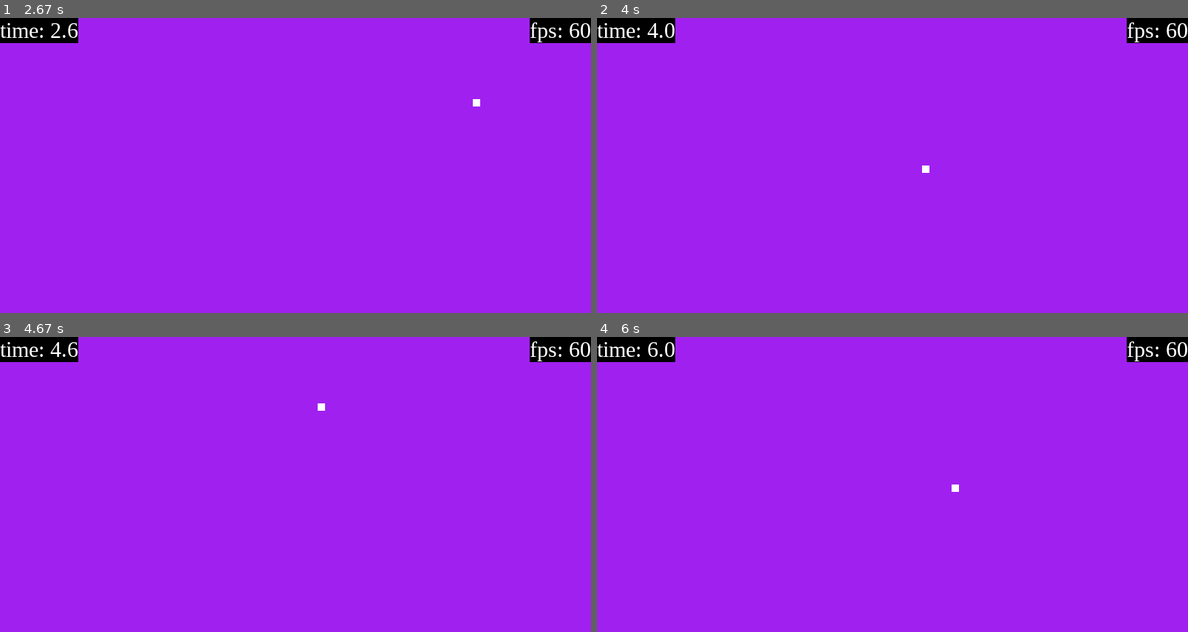
Above: before the commit, frames 1-4 (two rows, left to right).
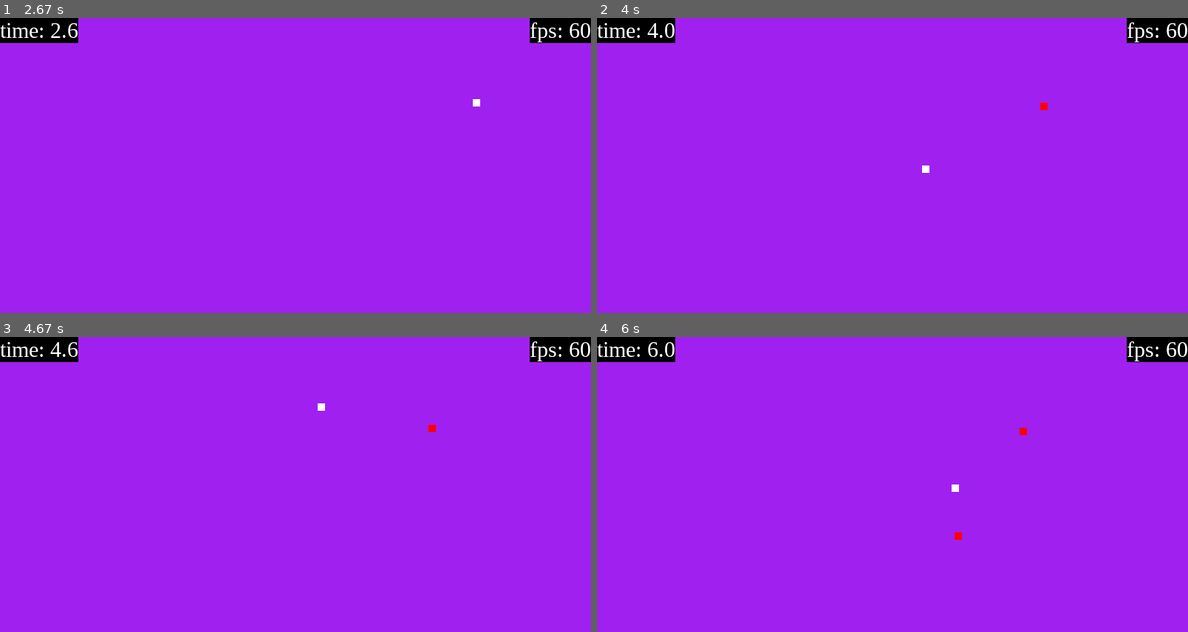
Above: after the commit, the same moments.

Repository: JPaoloMaloles/Pygame-Shooter
Game: pygame game, started from gamecycle.py
Two runs of this game, one before a commit and one after it. Both use one fixed random seed, a clock stepped at 60 frames per second and the inputs below.
Inputs:
- Up to frame 1 (2.67 s): tap Space at 0.33, 1.17 s; hold Esc 0.67-1.13 s; hold D 0.67-1.13 s; hold D 1.5-1.97 s; hold W 2-2.3 s; hold D from 2.33 s (still down)
- Up to frame 2 (4 s): release D at 2.8 s; hold A 2.83-3.37 s; hold S 3.4-3.7 s; hold A from 3.73 s (still down)
- Up to frame 3 (4.67 s): release A at 4.13 s; hold W 4.17-4.53 s; hold D from 4.57 s (still down)
- Up to frame 4 (6 s): release D at 5.2 s; hold S 5.23-5.6 s; hold A from 5.63 s (still down)

Frame 1 is identical in both runs. In frame 2, less than 0.1% of the frame differs, in the area x 75-77%, y 28-32%; in frame 3, less than 0.1%; in frame 4, less than 0.1%, in the area x 60-73%, y 30-69%.

Commit message:
basic enemies chasing

Diff:
--- a/Projectiles.py
+++ b/Projectiles.py
@@ -5,39 +5,38 @@
         self.position = pygame.Vector2(
             input['x_position'], input['y_position'])
         self.projectile = pygame.Surface((10, 10))
-        self.rectangle = test_surface.get_rect(topleft=(self.position))
+        self.rectangle = input['display_surface'].get_rect(topleft=(self.position))
 
-    def fill(self):
+    def fill(self, display_surface):
         self.projectile.fill(f'{self.projectile_color}')
         display_surface.blit(self.projectile, self.position)
         print(f"projectile rendered at {self.position}")
-        print(f'player position at {player_pos}')
 
-    def chase(self):
+    def chase(self, player_position):
         a = self.position.x
         b = self.position.y
-        print(f'&&&&&&&&&&&&&&&&&&&&&&&&&&&&&&&: {player_pos.x}')
+        print(f'&&&&&&&&&&&&&&&&&&&&&&&&&&&&&&&: {player_position.x}')
         print(f'&&&&&&&&&&&&&&&&&&&&&&&&&&&&&&&: {self.position.x}')
         # print(
-        #     f'&&&&&&&&&&&&&&&&&&&&&&&&&&&&&&&: {(player_pos.x - self.position.x)/0.5}')
-        if abs((player_pos.x - self.position.x)/0.5) >= 0.5:
-            print(f'@@@@@@@@@@@@@@@@@@@@@@@@@@ {((a - player_pos.x)/0.5):12f}')
-            if player_pos.x > self.position.x:
+        #     f'&&&&&&&&&&&&&&&&&&&&&&&&&&&&&&&: {(player_position.x - self.position.x)/0.5}')
+        if abs((player_position.x - self.position.x)/0.5) >= 0.5:
+            print(f'@@@@@@@@@@@@@@@@@@@@@@@@@@ {((a - player_position.x)/0.5):12f}')
+            if player_position.x > self.position.x:
                 self.position.x = self.position.x + \
-                    ((player_pos.x - self.position.x) /
-                     ((player_pos.x - self.position.x)/0.5))
+                    ((player_position.x - self.position.x) /
+                     ((player_position.x - self.position.x)/0.5))
             else:
                 self.position.x = self.position.x - \
-                    ((player_pos.x - self.position.x) /
-                     ((player_pos.x - self.position.x)/0.5))
-        if abs((player_pos.y - self.position.y)/0.5) >= 0.5:
+                    ((player_position.x - self.position.x) /
+                     ((player_position.x - self.position.x)/0.5))
+        if abs((player_position.y - self.position.y)/0.5) >= 0.5:
             print(
-                f'!!!!!!!!!!!!!!!!!!!!!!!! {((b - player_pos.y)/0.5):12f}')
-            if player_pos.y > self.position.y:
+                f'!!!!!!!!!!!!!!!!!!!!!!!! {((b - player_position.y)/0.5):12f}')
+            if player_position.y > self.position.y:
                 self.position.y = self.position.y + \
-                    ((player_pos.y - self.position.y) /
-                     ((player_pos.y - self.position.y)/0.5))
+                    ((player_position.y - self.position.y) /
+                     ((player_position.y - self.position.y)/0.5))
             else:
                 self.position.y = self.position.y - \
-                    ((player_pos.y - self.position.y) /
-                     ((player_pos.y - self.position.y)/0.5))
+                    ((player_position.y - self.position.y) /
+                     ((player_position.y - self.position.y)/0.5))
--- a/gamecycle.py
+++ b/gamecycle.py
@@ -3,7 +3,7 @@
 import random
 import time
 from Player import PlayerClass
-import Projectiles
+from Projectiles import ProjectileClass
 
 
 pygame.init()
@@ -11,6 +11,8 @@
 running = True
 game_running = False
 player_objects = [] #Make sure when ending games to set this to 0
+enemy_objects = []
+enemy_creation_timestamp = []
 clock = pygame.time.Clock()
 dt = 0
 
@@ -40,6 +42,24 @@
     display_surface.blit(
         fps_text, (display_surface.get_width()-fps_text.get_width(), 0))
 
+def create_enemy():
+    if time_passed % 3 == 0:
+        if time_passed not in enemy_creation_timestamp:
+            print(f'exact {pygame.time.get_ticks()}')
+            print(f'create projectile-------------------------{time_passed}')
+            print(len(enemy_objects))
+            enemy_objects.append(time_passed)
+            enemy_creation_timestamp.append(time_passed)
+            print(f'pastprojectiles 0: {enemy_creation_timestamp[0]}')
+            enemy_objects[len(enemy_objects) - 1] = ProjectileClass(
+                {'projectile_color': 'red', 'x_position': player_position.x, 'y_position': random.randint(0, display_surface.get_height()), 'display_surface':display_surface})
+            print(
+                f'pastprojectiles AFTER: {enemy_objects[len(enemy_objects) - 1]}')
+            enemy_objects[0].fill(display_surface)
+
+        if len(enemy_creation_timestamp) > 1:
+            enemy_creation_timestamp.pop(0)
+
 # ------------------------------------------------------ game cycle
 while running:
     time_passed = round(pygame.time.get_ticks() * 0.001, 1)
@@ -67,6 +87,7 @@
             if event.type ==  pygame.KEYDOWN:
                 if event.key == pygame.K_ESCAPE:
                     player_objects = []
+                    enemy_creation_timestamp = []
                     game_running = False
     # keys = pygame.key.get_pressed()
     # if keys[pygame.K_SPACE]:
@@ -89,7 +110,7 @@
 
         print(f'@@@@@@@@@@@@@ {player_position.x}')
         print(f'~~~~~~~~~~~~~ {player_position.y}')
-
+        create_enemy()
         # ------------------------------------------------------ rendering graphics
         display_surface.fill('Purple')
         time_display(time_passed)
@@ -97,6 +118,9 @@
             out_of_bounds(player_position, player.player_surface)
             player.render(display_surface, player_position)
             # display_surface.blit(player.player_surface, player_rect)
+        for enemy in enemy_objects:
+            enemy.chase(player_position)
+            enemy.fill(display_surface)
         pygame.display.flip()
     time_display(time_passed)
     pygame.display.flip()
